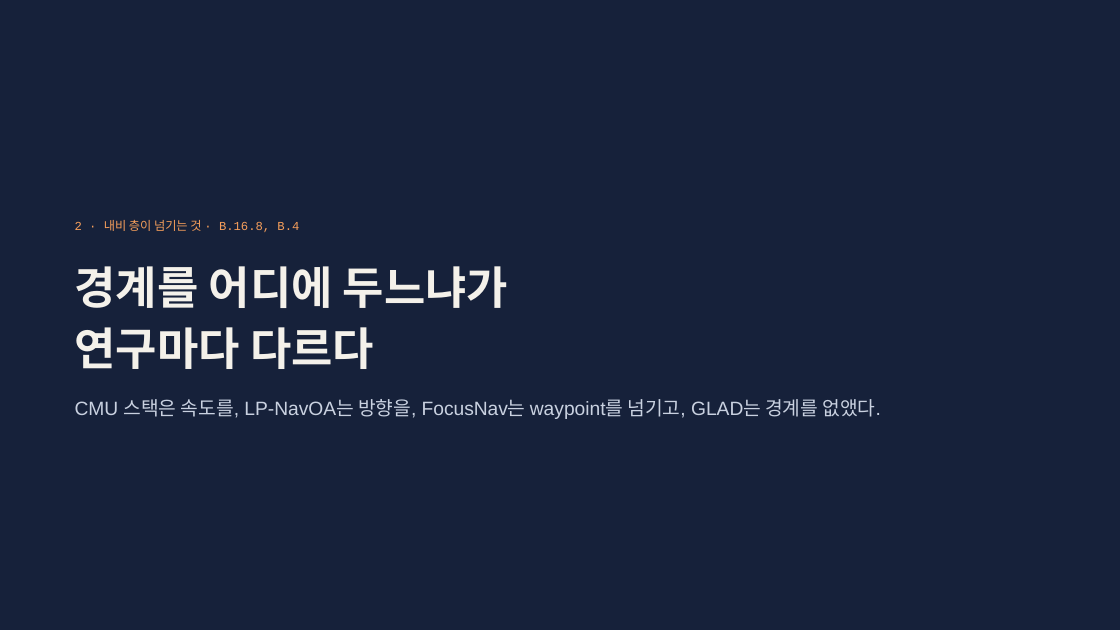
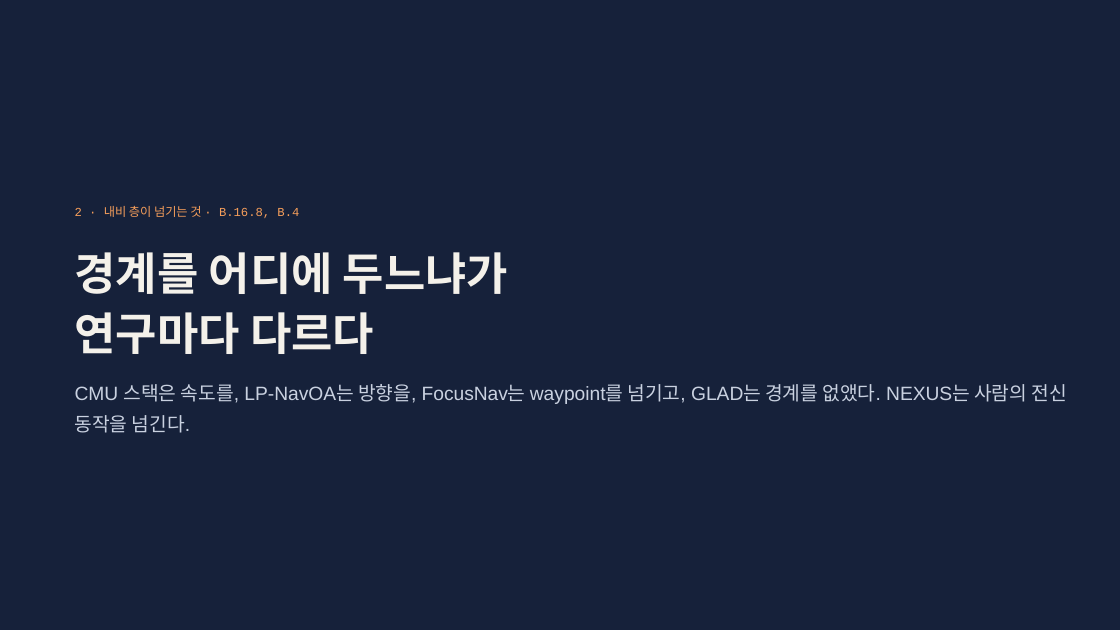
Before and after one commit to Geonhee-LEE/travplan-site, a slide deck: slide 7 of slides/talk-legged/talk-legged.pptx. Drawn at 1120x630 pixels with LibreOffice and Linux fonts; fonts in the diff are those of the drawing. Boxes give left, top, right and bottom in pixels: in the first picture for what was removed or moved away, otherwise in the second. Text is boxed around its words. In the diff, an @@ line names an element or a change of style, - is before the commit and + after.

```diff
--- a/slides/talk-legged/talk-legged.pptx
+++ b/slides/talk-legged/talk-legged.pptx
@@ text "2 · 내비 층이 넘기는 ...": place and size @@
-text "2 · 내비 층이 넘기는 ..." at (75, 220, 299, 232)
+text "2 · 내비 층이 넘기는 ..." at (75, 206, 299, 218)
@@ text "경계를 어디에 두느냐가": place and size @@
-text "경계를 어디에 두느냐가" at (75, 266, 508, 369)
+text "경계를 어디에 두느냐가" at (75, 252, 508, 354)
@@ text at (75, 384, 1066, 433): text changed @@
-CMU 스택은 속도를, LP-NavOA는 방향을, FocusNav는 waypoint를 넘기고, GLAD는 경계를 없앴다.
+CMU 스택은 속도를, LP-NavOA는 방향을, FocusNav는 waypoint를 넘기고, GLAD는 경계를 없앴다. NEXUS는 사람의 전신 동작을 넘긴다.
```
Also in this commit, not shown: 1 other slide changed, 1 slide added, 14 other files.
